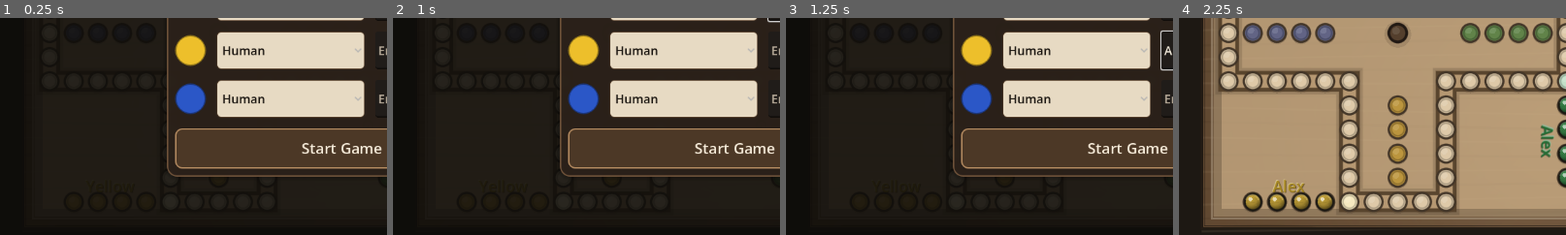
Above: before the commit, frames 1-4 (left to right).
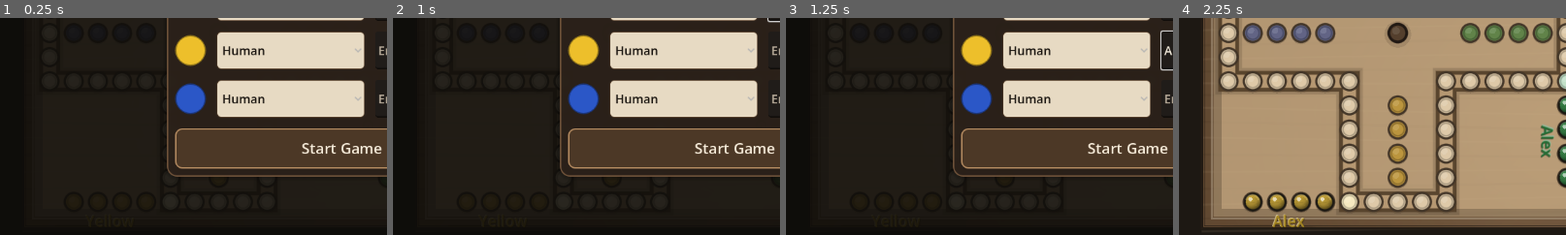
Above: after the commit, the same moments.

Repository: ItsTheMcCoy/wahoo-app
Game: Godot game, scene res://scenes/Main.tscn
The game is run twice, just before and just after one commit, with the same random seed, the same clock (stepped at 60 frames per second) and the same inputs.
Inputs (mouse positions are % of the whole screen's width and height, from its top left):
- Up to frame 1 (0.25 s): no input
- Up to frame 2 (1 s): click (62, 32) at 0.52 s; type "Alex" at 0.6 s; click (62, 43) at 0.75 s; type "Alex" at 0.83 s; click (62, 54) at 0.98 s
- Up to frame 3 (1.25 s): type "Alex" at 1.07 s
- Up to frame 4 (2.25 s): click (62, 65) at 1.27 s; type "Alex" at 1.35 s; click "Start Game" at 2 s
The pictures show only the part of the screen within x 6-56%, y 47-96%; the shares and areas given below are measured in that part.

The runs differ from the first frame. In frame 4, 0.5% of the frame differs, in the area x 24-33%, y 74-97%.

Commit message:
Fix yellow label overlap and queue UX follow-ups

Diff:
--- a/godot/scripts/wahoo_board_view.gd
+++ b/godot/scripts/wahoo_board_view.gd
@@ -509,7 +509,10 @@
         Vector2(0.0, -1.0),
         Vector2(1.0, 0.0),
     ]
-    return base_center + inward_dirs[player] * (_cell_size * 0.72)
+    var offset_dirs := inward_dirs.duplicate()
+    # Yellow (player 2) is on the top edge; nudging toward center avoids overlap with base holes.
+    offset_dirs[2] = Vector2(0.0, 1.0)
+    return base_center + offset_dirs[player] * (_cell_size * 0.72)
 
 func _base_cluster_center(player: int) -> Vector2:
     var coords := WahooLayout.base_cluster_grid_coords(player)
Not shown, changed: documents/DEVELOPMENT_PLAN.md
